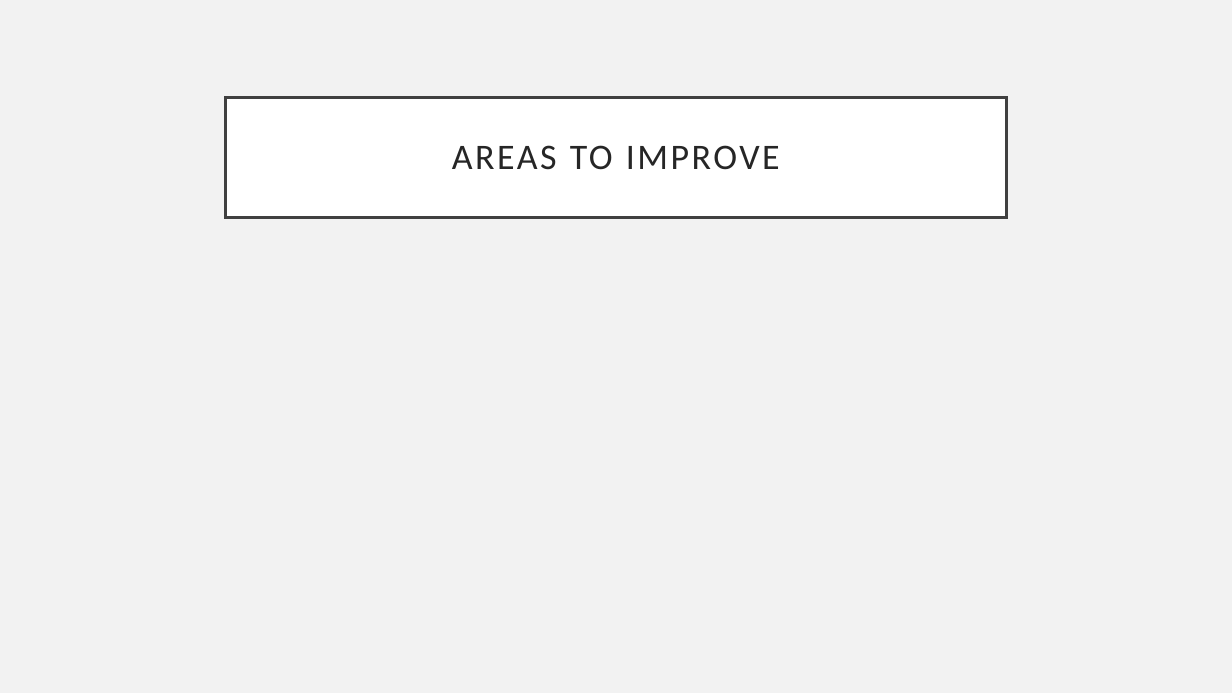
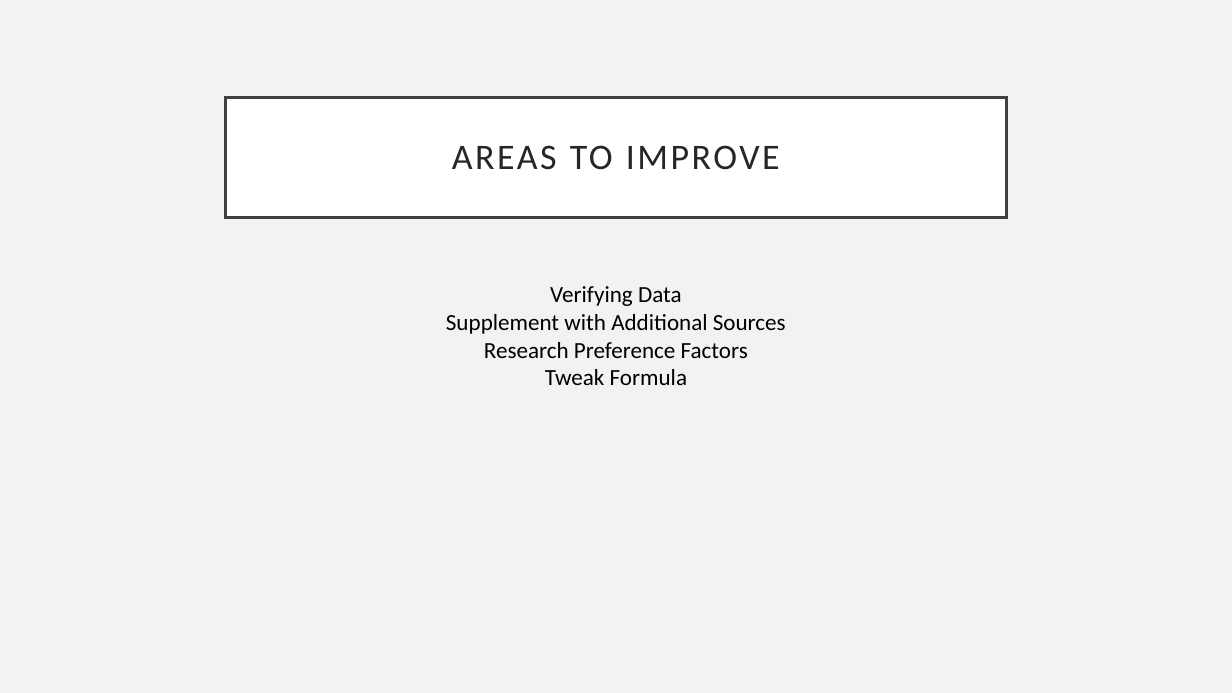
Before and after one commit to lquasem/Project-1, a slide deck: slide 14 of All food in the hood.pptx. Drawn at 1232x693 pixels with LibreOffice and Linux fonts; fonts in the diff are those of the drawing. Boxes give left, top, right and bottom in pixels: in the first picture for what was removed or moved away, otherwise in the second. Text is boxed around its words. In the diff, an @@ line names an element or a change of style, - is before the commit and + after.

```diff
--- a/All food in the hood.pptx
+++ b/All food in the hood.pptx
@@ text added at (446,286,786,385), 18 pt, text #000000 @@
+Verifying Data
+Supplement with Additional Sources
+Research Preference Factors
+Tweak Formula
```
Also in this commit, not shown: 6 other slides changed, 1 slide added, 1 slide removed.
